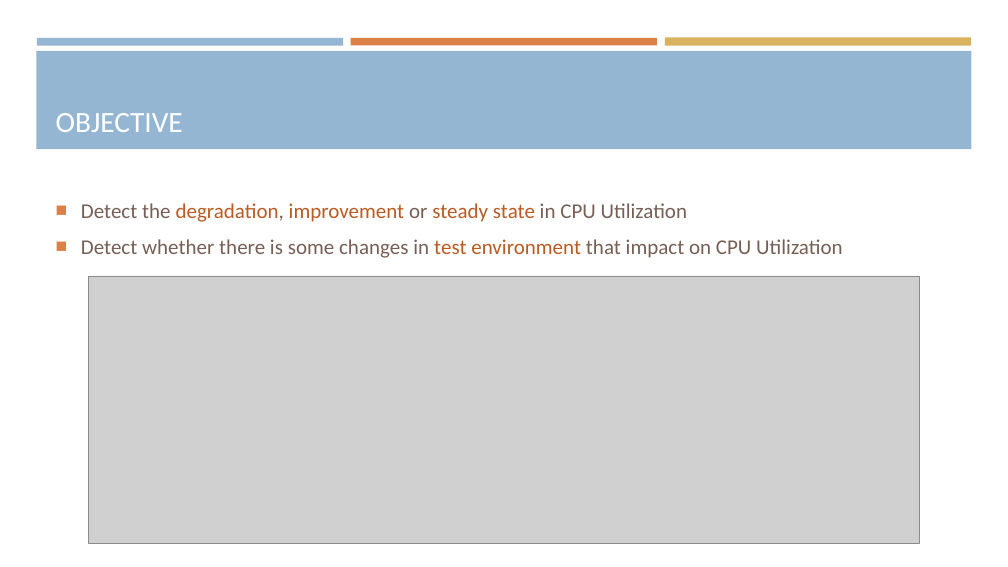
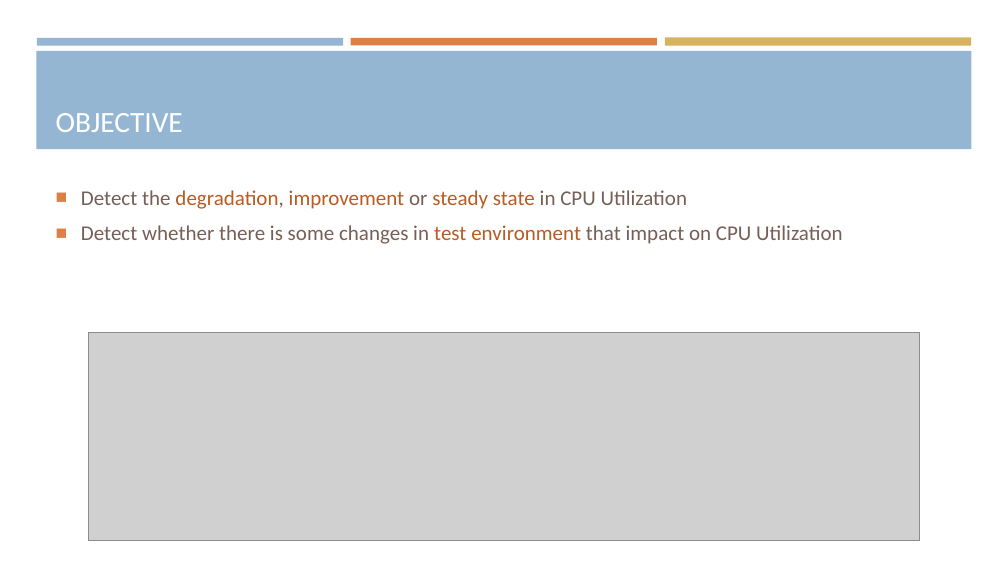
Before and after one commit to araea382/MT, a slide deck: slide 3 of Presentation/1-Proposal seminar.pptx. Drawn at 1008x567 pixels with LibreOffice and Linux fonts; fonts in the diff are those of the drawing; grey boxes stand for pictures. Boxes give left, top, right and bottom in pixels: in the first picture for what was removed or moved away, otherwise in the second. Text is boxed around its words. In the diff, an @@ line names an element or a change of style, - is before the commit and + after.

```diff
--- a/Presentation/1-Proposal seminar.pptx
+++ b/Presentation/1-Proposal seminar.pptx
@@ text "Detect the degradation, improvement or ..." at box(81, 190, 842, 244): vertical alignment middle to top @@
@@ picture: place and size @@
-picture at box(88, 276, 920, 544)
+picture at box(88, 333, 920, 541)
```
Also in this commit, not shown: 7 other slides changed, 1 slide added, 2 slides removed, 7 other files.
